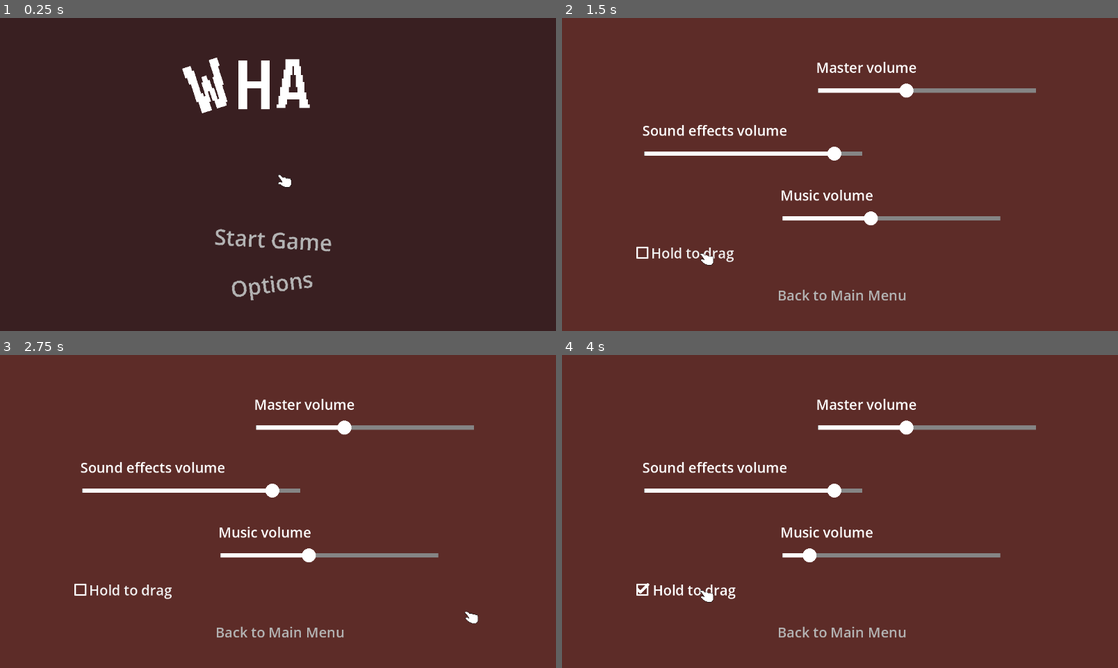
Above: before the commit, frames 1-4 (two rows, left to right).
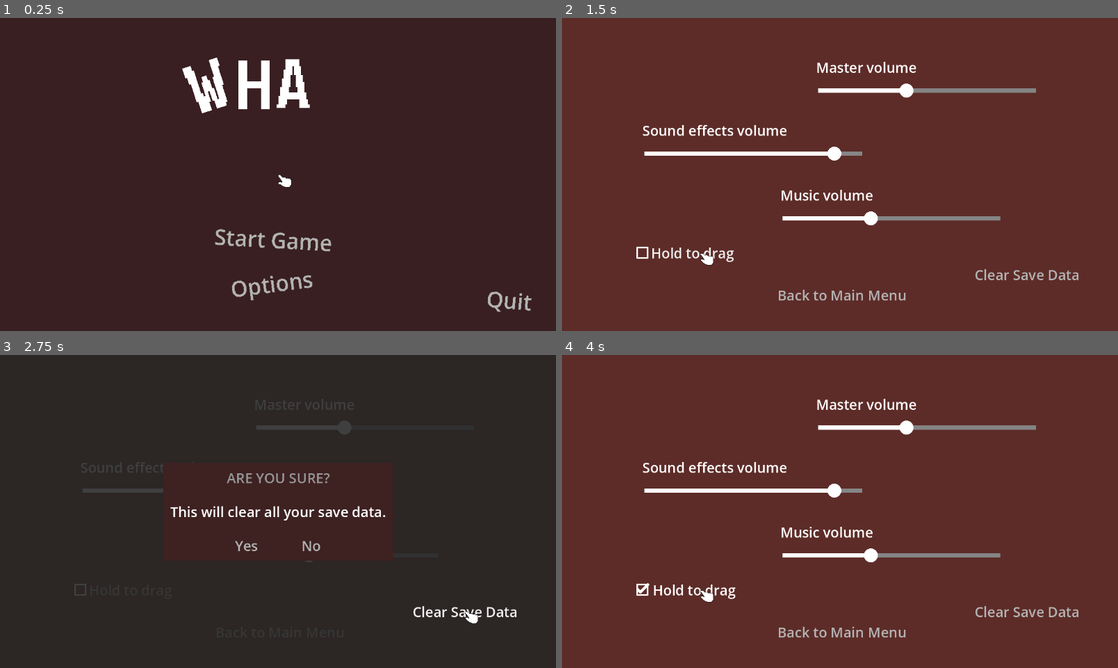
Above: after the commit, the same moments.

Repository: EdoanR/what-a-mess
Game: Godot game, scene res://scenes/main_menu/main_menu.tscn
The game is run twice, just before and just after one commit, with the same random seed, the same clock (stepped at 60 frames per second) and the same inputs. The engine's default icon, where the game draws it, is replaced by a stand-in: a white triangle on a blue panel in a dark square. Sound files missing from this copy of the repository are replaced by a short silence.
Inputs (mouse positions are in pixels of both pictures, inside the frame that each line leads up to):
- Up to frame 1 (0.25 s): no input
- Up to frame 2 (1.5 s): click "Options" at 0.5 s; click "Hold to drag" at 1.25 s
- Up to frame 3 (2.75 s): click (467, 611) at 2 s, where only the run after the commit has a clickable "Clear Save Data"
- Up to frame 4 (4 s): click (806, 545) at 2.75 s, where only the run after the commit has a clickable "Yes"; click "Hold to drag" at 3.5 s

The runs differ from the first frame. In frame 1, 0.2% of the frame differs, in the area x 87-96%, y 87-94%; in frame 2, 0.3%; in frame 3, 100%, in the area x 0-100%, y 0-100%; in frame 4, 0.5%.

Commit message:
add quite button, button to clear save data

Diff:
--- a/Logic/level/level.gd
+++ b/Logic/level/level.gd
@@ -126,7 +126,9 @@
 	var config = ConfigFile.new()
 	var _err = config.load("user://scores.cfg")
 
-	config.set_value(level_id, "score_rating", rating)
+	var saved_rating = config.get_value(level_id, "score_rating", 9999)
+	if rating < saved_rating:
+		config.set_value(level_id, "score_rating", rating)
 	config.set_value(level_id, "last_score", score)
 
 	var has_new_best_score = false
@@ -148,6 +150,8 @@
 			if time_left > best_time:
 				config.set_value(level_id, "best_time", time_left)
 				has_new_best_time = true
+	else:
+		config.erase_section_key(level_id, "best_time")
 
 	config.save("user://scores.cfg")
 
--- /dev/null
+++ b/common/ui/confirmation_modal/confirmation_modal.gd
@@ -0,0 +1,129 @@
+class_name ConfirmationModal extends Control
+## A customizable Confirmation Modal that awaits user interaction to complete.
+##
+## The header, message, and buttons can be customized based on the use case of
+## the confirmation. [br]
+## [br]
+## An instance of this class may be customized using the [method customize] method
+## and can be shown for confirmation by calling the
+## [method prompt] method and will return a Boolean as well as emit the
+## [signal confirmed] signal with the confirmation status selected.
+## [br] You may also call the [method confirm] and [method cancel] methods to
+## confirm via code or call the [method close] method with a [param is_confirmed] parameter to
+## quickly close and confirm the modal.
+##
+## @tutorial(Confirmation Modal Tutorial on GameDevArtisan.com): https://gamedevartisan.com/tutorials/confirmation-modal
+
+
+## Signals a boolean of the confirmed state of the modal.
+signal confirmed(is_confirmed: bool)
+
+
+## Reference to the Header Label
+@onready var header_label: Label = %HeaderLabel
+## Reference to the Message Label
+@onready var message_label: Label = %MessageLabel
+## Reference to the Confirm Button
+@onready var confirm_button: Button = %ConfirmButton
+## Reference to the Cancel Button
+@onready var cancel_button: Button = %CancelButton
+
+
+## Variable tracking the open state of the modal.
+var is_open: bool = false
+
+# Internal variable tracking if we should unpause after closing the modal.
+var _should_unpause: bool = false
+
+
+# Internal ready function for setup.
+func _ready() -> void:
+	set_process_unhandled_key_input(false)
+	if confirm_button:
+		confirm_button.pressed.connect(_on_confirm_button_pressed)
+	if cancel_button:
+		cancel_button.pressed.connect(_on_cancel_button_pressed)
+	hide()
+
+
+# Internal handler for key input.
+func _unhandled_key_input(event: InputEvent) -> void:
+	if event.is_action_pressed("ui_cancel"):
+		cancel()
+
+
+## Calling this function will show this Confirmation Modal
+## and awaits for a confirmation before closing. [br]
+## [br]
+## Usage:
+## [codeblock]
+## func _on_quit_button_pressed() -> void:
+##     var conf = ConfirmationModalScene.instantiate()
+##     var confirmed = await conf.customize(
+##         "Are You Sure?",
+##         "Exit Game and return to desktop?",
+##         "Exit Game"
+##     ).prompt()
+##     if confirmed:
+##         get_tree().quit()
+## [/codeblock]
+func prompt(pause: bool = false) -> bool:
+	_should_unpause = get_tree().paused == false and pause
+	if pause:
+		get_tree().paused = true
+	show()
+	is_open = true
+	set_process_unhandled_key_input(true)
+	var is_confirmed = await confirmed
+	return is_confirmed
+
+
+## Calling this function will customize the Confirmation Modal.[br]
+## [br]Takes [param header] for the Header text, [param message] for the Message text, and optional
+## [param confirm_text] for the Confirm Button text, and [param cancel_text] for the Cancel Button text.[br]
+## [br]Returns the instance for chaining after customizing.
+func customize(header: String, message: String, confirm_text: String = "Yes", cancel_text: String = "No") -> ConfirmationModal:
+	header_label.text = header
+	message_label.text = message
+	confirm_button.text = confirm_text
+	cancel_button.text = cancel_text
+
+	return self
+
+
+## Closes the modal and confirms with a [param is_confirmed] boolean.
+func close(is_confirmed: bool = false) -> void:
+	if is_confirmed:
+		confirm()
+	else:
+		cancel()
+
+
+## Confirms the confirmation and hides the modal.
+func confirm() -> void:
+	_close_modal(true)
+
+
+## Cancels the confirmation and hides the modal.
+func cancel() -> void:
+	_close_modal(false)
+
+
+# Internal function to close the modal and cleanup
+func _close_modal(is_confirmed: bool) -> void:
+	set_process_unhandled_key_input(false)
+	confirmed.emit(is_confirmed)
+	set_deferred("is_open", false)
+	hide()
+	if _should_unpause:
+		get_tree().paused = false
+
+
+# Internal handler for the confirm button being pressed.
+func _on_confirm_button_pressed() -> void:
+	confirm()
+
+
+# Internal handler for the cancel button being pressed.
+func _on_cancel_button_pressed() -> void:
+	cancel()
--- /dev/null
+++ b/common/ui/confirmation_modal/confirmation_modal.tscn
@@ -0,0 +1,78 @@
+[gd_scene load_steps=2 format=3 uid="uid://r6ul4ft3vkai"]
+
+[ext_resource type="Script" uid="uid://cjp21gd803s17" path="res://common/ui/confirmation_modal/confirmation_modal.gd" id="1_a3gho"]
+
+[node name="ConfirmationModal" type="Control"]
+process_mode = 3
+layout_mode = 3
+anchors_preset = 15
+anchor_right = 1.0
+anchor_bottom = 1.0
+grow_horizontal = 2
+grow_vertical = 2
+script = ExtResource("1_a3gho")
+
+[node name="Backdrop" type="ColorRect" parent="."]
+layout_mode = 1
+anchors_preset = 15
+anchor_right = 1.0
+anchor_bottom = 1.0
+grow_horizontal = 2
+grow_vertical = 2
+color = Color(0.145098, 0.145098, 0.145098, 0.882353)
+
+[node name="Modal" type="PanelContainer" parent="."]
+custom_minimum_size = Vector2(128, 64)
+layout_mode = 1
+anchors_preset = 8
+anchor_left = 0.5
+anchor_top = 0.5
+anchor_right = 0.5
+anchor_bottom = 0.5
+offset_left = -20.0
+offset_top = -20.0
+offset_right = 20.0
+offset_bottom = 20.0
+grow_horizontal = 2
+grow_vertical = 2
+
+[node name="MarginContainer" type="MarginContainer" parent="Modal"]
+layout_mode = 2
+theme_override_constants/margin_left = 16
+theme_override_constants/margin_top = 12
+theme_override_constants/margin_right = 16
+theme_override_constants/margin_bottom = 12
+
+[node name="VBoxContainer" type="VBoxContainer" parent="Modal/MarginContainer"]
+layout_mode = 2
+theme_override_constants/separation = 8
+
+[node name="HeaderLabel" type="Label" parent="Modal/MarginContainer/VBoxContainer"]
+unique_name_in_owner = true
+layout_mode = 2
+text = "Are you sure?"
+uppercase = true
+
+[node name="MessageLabel" type="Label" parent="Modal/MarginContainer/VBoxContainer"]
+unique_name_in_owner = true
+layout_mode = 2
+text = "Message body here"
+
+[node name="HBoxContainer" type="HBoxContainer" parent="Modal/MarginContainer/VBoxContainer"]
+layout_mode = 2
+size_flags_vertical = 8
+alignment = 1
+
+[node name="ConfirmButton" type="Button" parent="Modal/MarginContainer/VBoxContainer/HBoxContainer"]
+unique_name_in_owner = true
+layout_mode = 2
+size_flags_horizontal = 4
+size_flags_vertical = 8
+text = "Confirm"
+
+[node name="CancelButton" type="Button" parent="Modal/MarginContainer/VBoxContainer/HBoxContainer"]
+unique_name_in_owner = true
+layout_mode = 2
+size_flags_horizontal = 4
+size_flags_vertical = 8
+text = "Cancel"
--- a/scenes/level_selection/selectable_level.tscn
+++ b/scenes/level_selection/selectable_level.tscn
@@ -7,18 +7,18 @@
 
 [sub_resource type="StyleBoxTexture" id="StyleBoxTexture_fg0ae"]
 texture = ExtResource("1_0ogrf")
-texture_margin_left = 2.0
-texture_margin_top = 2.0
-texture_margin_right = 2.0
-texture_margin_bottom = 2.0
+texture_margin_left = 4.0
+texture_margin_top = 4.0
+texture_margin_right = 4.0
+texture_margin_bottom = 4.0
 draw_center = false
 
 [sub_resource type="StyleBoxTexture" id="StyleBoxTexture_rv05k"]
 texture = ExtResource("1_0ogrf")
-texture_margin_left = 2.0
-texture_margin_top = 2.0
-texture_margin_right = 2.0
-texture_margin_bottom = 2.0
+texture_margin_left = 4.0
+texture_margin_top = 4.0
+texture_margin_right = 4.0
+texture_margin_bottom = 4.0
 modulate_color = Color(0.848485, 0.848485, 0.848485, 1)
 draw_center = false
 
--- a/scenes/main_menu/main_menu.gd
+++ b/scenes/main_menu/main_menu.gd
@@ -1,11 +1,8 @@
 extends Node2D
 
+func _ready():
+	if OS.has_feature("web"):
+		$CanvasLayer/QuitGame.visible = false
 
-# Called when the node enters the scene tree for the first time.
-func _ready():
-	pass # Replace with function body.
-
-
-# Called every frame. 'delta' is the elapsed time since the previous frame.
-func _process(delta):
-	pass
+func quit_game():
+	get_tree().quit()
--- a/scenes/main_menu/main_menu.tscn
+++ b/scenes/main_menu/main_menu.tscn
@@ -7,7 +7,12 @@
 [ext_resource type="Script" uid="uid://dpt2gl6f2vby7" path="res://common/ui/change_scene_button.gd" id="2_qe12f"]
 [ext_resource type="Script" uid="uid://bdq3y05snylij" path="res://common/ui/sound_player.gd" id="7_qe12f"]
 [ext_resource type="PackedScene" uid="uid://vqc2hq8oydxh" path="res://ui/pause/pause.tscn" id="7_thkx5"]
+[ext_resource type="PackedScene" uid="uid://nu7qetnnr8u2" path="res://ui/themed_confirmation_modal/themed_confirmation_modal.tscn" id="7_x2yjq"]
+[ext_resource type="Script" uid="uid://bxkvuf6bi7id1" path="res://ui/clear_save_data.gd" id="8_lqpn7"]
 [ext_resource type="Script" uid="uid://b8hnhk0yapu55" path="res://common/ui/music_player.gd" id="9_dy7ct"]
+
+[sub_resource type="StyleBoxFlat" id="StyleBoxFlat_x2yjq"]
+bg_color = Color(0.242031, 0.192112, 0.192112, 1)
 
 [node name="MainMenu" type="Node2D"]
 script = ExtResource("1_8qtwp")
@@ -63,13 +68,46 @@
 theme_override_font_sizes/font_size = 50
 text = "Options"
 
+[node name="QuitGame" type="Button" parent="CanvasLayer"]
+custom_minimum_size = Vector2(400, 0)
+anchors_preset = 8
+anchor_left = 0.5
+anchor_top = 0.5
+anchor_right = 0.5
+anchor_bottom = 0.5
+offset_left = 337.0
+offset_top = 234.0
+offset_right = 737.0
+offset_bottom = 311.0
+grow_horizontal = 2
+grow_vertical = 2
+rotation = 0.0853114
+theme = ExtResource("1_glbon")
+theme_override_font_sizes/font_size = 50
+text = "Quit"
+
+[node name="QuitGameConfirmation" parent="CanvasLayer" instance=ExtResource("7_x2yjq")]
+visible = false
+
+[node name="Modal" parent="CanvasLayer/QuitGameConfirmation" index="1"]
+theme_override_styles/panel = SubResource("StyleBoxFlat_x2yjq")
+
+[node name="HeaderLabel" parent="CanvasLayer/QuitGameConfirmation/Modal/MarginContainer/VBoxContainer" index="0"]
+visible = false
+
+[node name="MessageLabel" parent="CanvasLayer/QuitGameConfirmation/Modal/MarginContainer/VBoxContainer" index="1"]
+text = "Are you sure you want to quit the game?"
+
+[node name="ConfirmButton" parent="CanvasLayer/QuitGameConfirmation/Modal/MarginContainer/VBoxContainer/HBoxContainer" index="0"]
+text = "Quit Game"
+
 [node name="Logo" parent="." instance=ExtResource("2_fu7sn")]
 position = Vector2(627, 253)
 
 [node name="Cursor" parent="." instance=ExtResource("2_7vrkn")]
 
 [node name="Options" parent="." instance=ExtResource("7_thkx5")]
-visible = true
+visible = false
 
 [node name="Resume" parent="Options" index="7"]
 offset_left = 496.0
@@ -81,6 +119,20 @@
 [node name="LevelSelection" parent="Options" index="8"]
 visible = false
 
+[node name="DeleteSaveDataConfirmation" parent="Options" instance=ExtResource("7_x2yjq")]
+visible = false
+
+[node name="ClearSaveData" type="Button" parent="Options" node_paths=PackedStringArray("confirmation_modal")]
+offset_left = 950.0
+offset_top = 568.0
+offset_right = 1192.0
+offset_bottom = 613.0
+theme = ExtResource("1_glbon")
+theme_override_font_sizes/font_size = 32
+text = "Clear Save Data"
+script = ExtResource("8_lqpn7")
+confirmation_modal = NodePath("../DeleteSaveDataConfirmation")
+
 [node name="SoundPlayer" type="Node2D" parent="."]
 script = ExtResource("7_qe12f")
 sounds = Array[int]([2, 3, 4])
@@ -91,7 +143,17 @@
 [connection signal="pressed" from="CanvasLayer/StartGame" to="SoundPlayer" method="play_sound"]
 [connection signal="pressed" from="CanvasLayer/Options" to="Options" method="pause"]
 [connection signal="pressed" from="CanvasLayer/Options" to="SoundPlayer" method="play_sound"]
+[connection signal="pressed" from="CanvasLayer/QuitGame" to="CanvasLayer/QuitGameConfirmation" method="prompt"]
+[connection signal="pressed" from="CanvasLayer/QuitGame" to="SoundPlayer" method="play_sound"]
+[connection signal="pressed" from="CanvasLayer/QuitGameConfirmation/Modal/MarginContainer/VBoxContainer/HBoxContainer/ConfirmButton" to="." method="quit_game"]
+[connection signal="pressed" from="CanvasLayer/QuitGameConfirmation/Modal/MarginContainer/VBoxContainer/HBoxContainer/ConfirmButton" to="SoundPlayer" method="play_sound"]
+[connection signal="pressed" from="CanvasLayer/QuitGameConfirmation/Modal/MarginContainer/VBoxContainer/HBoxContainer/CancelButton" to="SoundPlayer" method="play_sound"]
 [connection signal="pressed" from="Options/Resume" to="SoundPlayer" method="play_sound"]
+[connection signal="pressed" from="Options/DeleteSaveDataConfirmation/Modal/MarginContainer/VBoxContainer/HBoxContainer/ConfirmButton" to="SoundPlayer" method="play_sound"]
+[connection signal="pressed" from="Options/DeleteSaveDataConfirmation/Modal/MarginContainer/VBoxContainer/HBoxContainer/CancelButton" to="SoundPlayer" method="play_sound"]
+[connection signal="pressed" from="Options/ClearSaveData" to="SoundPlayer" method="play_sound"]
 [connection signal="ready" from="MusicPlayer" to="MusicPlayer" method="play_music"]
 
+[editable path="CanvasLayer/QuitGameConfirmation"]
 [editable path="Options"]
+[editable path="Options/DeleteSaveDataConfirmation"]
--- /dev/null
+++ b/ui/clear_save_data.gd
@@ -0,0 +1,23 @@
+extends Button
+
+@export var confirmation_modal: ConfirmationModal
+
+# Called when the node enters the scene tree for the first time.
+func _ready():
+	pressed.connect(_on_pressed)
+
+
+func _on_pressed():
+	confirmation_modal.customize(
+		"Are you sure?",
+		"This will clear all your save data."
+	)
+
+	var is_confirmed = await confirmation_modal.prompt()
+
+	if is_confirmed:
+		var config = ConfigFile.new()
+		var err = config.load("user://scores.cfg")
+		if err == OK:
+			config.clear()
+			config.save("user://scores.cfg")
--- a/ui/pause/pause.tscn
+++ b/ui/pause/pause.tscn
@@ -9,7 +9,6 @@
 
 [node name="Pause" type="CanvasLayer"]
 process_mode = 3
-visible = false
 script = ExtResource("1_fuq3x")
 
 [node name="BG" type="ColorRect" parent="."]
@@ -40,7 +39,7 @@
 script = ExtResource("3_t3fb8")
 bus_name = "sfx"
 
-[node name="Node" type="Node" parent="SFXVolumeSlider"]
+[node name="AutoSaveTrigger" type="Node" parent="SFXVolumeSlider"]
 script = ExtResource("4_7i4wi")
 
 [node name="MusicLabel" type="Label" parent="."]
@@ -63,7 +62,7 @@
 script = ExtResource("3_t3fb8")
 bus_name = "music"
 
-[node name="Node" type="Node" parent="MusicVolumeSlider"]
+[node name="AutoSaveTrigger" type="Node" parent="MusicVolumeSlider"]
 script = ExtResource("4_7i4wi")
 
 [node name="MasterLabel" type="Label" parent="."]
@@ -86,7 +85,7 @@
 script = ExtResource("3_t3fb8")
 bus_name = "Master"
 
-[node name="Node" type="Node" parent="MasterVolumeSlider"]
+[node name="AutoSaveTrigger" type="Node" parent="MasterVolumeSlider"]
 script = ExtResource("4_7i4wi")
 
 [node name="Resume" type="Button" parent="."]
@@ -120,7 +119,7 @@
 text = "Hold to drag"
 script = ExtResource("5_ixyhc")
 
-[node name="Node" type="Node" parent="HoldToDrag"]
+[node name="AutoSaveTrigger" type="Node" parent="HoldToDrag"]
 script = ExtResource("4_7i4wi")
 
 [connection signal="pressed" from="Resume" to="." method="unpause"]
--- /dev/null
+++ b/ui/themed_confirmation_modal/themed_confirmation_modal.tscn
@@ -0,0 +1,92 @@
+[gd_scene load_steps=4 format=3 uid="uid://nu7qetnnr8u2"]
+
+[ext_resource type="Theme" uid="uid://busi278cvbhww" path="res://themes/main_theme.tres" id="1_ees7b"]
+[ext_resource type="Script" uid="uid://cjp21gd803s17" path="res://common/ui/confirmation_modal/confirmation_modal.gd" id="2_brgp6"]
+
+[sub_resource type="StyleBoxFlat" id="StyleBoxFlat_sox2n"]
+bg_color = Color(0.242031, 0.128443, 0.128443, 1)
+
+[node name="ConfirmationModal" type="Control"]
+process_mode = 3
+layout_mode = 3
+anchors_preset = 15
+anchor_right = 1.0
+anchor_bottom = 1.0
+grow_horizontal = 2
+grow_vertical = 2
+theme = ExtResource("1_ees7b")
+script = ExtResource("2_brgp6")
+
+[node name="Backdrop" type="ColorRect" parent="."]
+layout_mode = 1
+anchors_preset = 15
+anchor_right = 1.0
+anchor_bottom = 1.0
+grow_horizontal = 2
+grow_vertical = 2
+color = Color(0.145098, 0.145098, 0.145098, 0.882353)
+
+[node name="Modal" type="PanelContainer" parent="."]
+custom_minimum_size = Vector2(128, 64)
+layout_mode = 1
+anchors_preset = 8
+anchor_left = 0.5
+anchor_top = 0.5
+anchor_right = 0.5
+anchor_bottom = 0.5
+offset_left = -20.0
+offset_top = -20.0
+offset_right = 20.0
+offset_bottom = 20.0
+grow_horizontal = 2
+grow_vertical = 2
+theme_override_styles/panel = SubResource("StyleBoxFlat_sox2n")
+
+[node name="MarginContainer" type="MarginContainer" parent="Modal"]
+layout_mode = 2
+theme_override_constants/margin_left = 16
+theme_override_constants/margin_top = 12
+theme_override_constants/margin_right = 16
+theme_override_constants/margin_bottom = 12
+
+[node name="VBoxContainer" type="VBoxContainer" parent="Modal/MarginContainer"]
+layout_mode = 2
+theme_override_constants/separation = 33
+
+[node name="HeaderLabel" type="Label" parent="Modal/MarginContainer/VBoxContainer"]
+unique_name_in_owner = true
+layout_mode = 2
+theme_override_colors/font_color = Color(0.58599, 0.58599, 0.58599, 1)
+text = "Are you sure?"
+horizontal_alignment = 1
+uppercase = true
+
+[node name="MessageLabel" type="Label" parent="Modal/MarginContainer/VBoxContainer"]
+unique_name_in_owner = true
+layout_mode = 2
+text = "Message body here"
+horizontal_alignment = 1
+
+[node name="HBoxContainer" type="HBoxContainer" parent="Modal/MarginContainer/VBoxContainer"]
+layout_mode = 2
+size_flags_vertical = 8
+theme_override_constants/separation = 100
+alignment = 1
+
+[node name="ConfirmButton" type="Button" parent="Modal/MarginContainer/VBoxContainer/HBoxContainer"]
+unique_name_in_owner = true
+layout_mode = 2
+size_flags_horizontal = 4
+size_flags_vertical = 8
+theme_override_font_sizes/font_size = 32
+text = "Confirm"
+flat = true
+
+[node name="CancelButton" type="Button" parent="Modal/MarginContainer/VBoxContainer/HBoxContainer"]
+unique_name_in_owner = true
+layout_mode = 2
+size_flags_horizontal = 4
+size_flags_vertical = 8
+theme_override_font_sizes/font_size = 32
+text = "Cancel"
+flat = true
Not shown, added: common/ui/confirmation_modal/confirmation_modal.gd.uid
Not shown: 1 places in scenes/main_menu/main_menu.tscn that only renumber resources
Not shown, added: ui/clear_save_data.gd.uid
